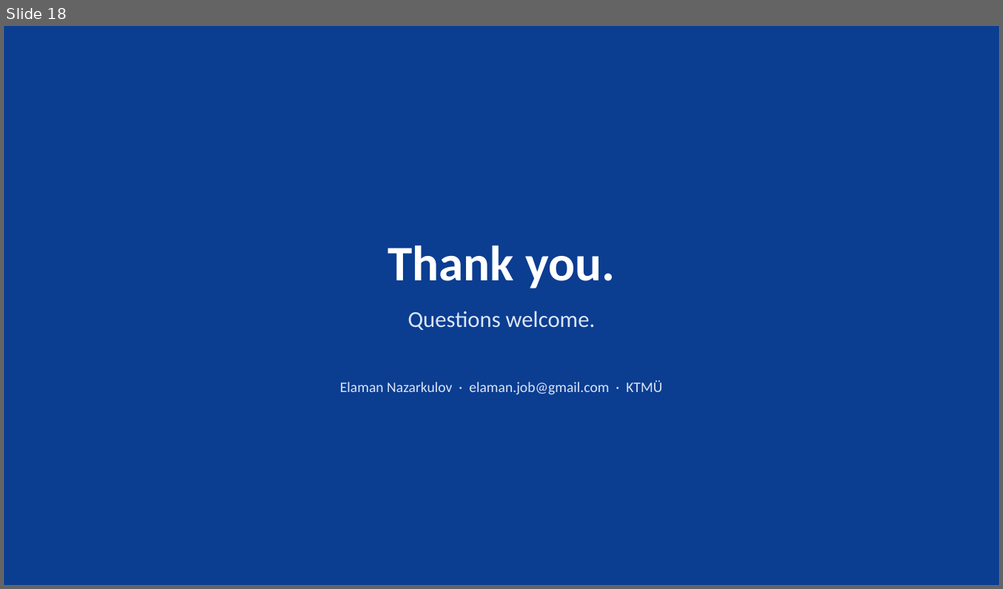
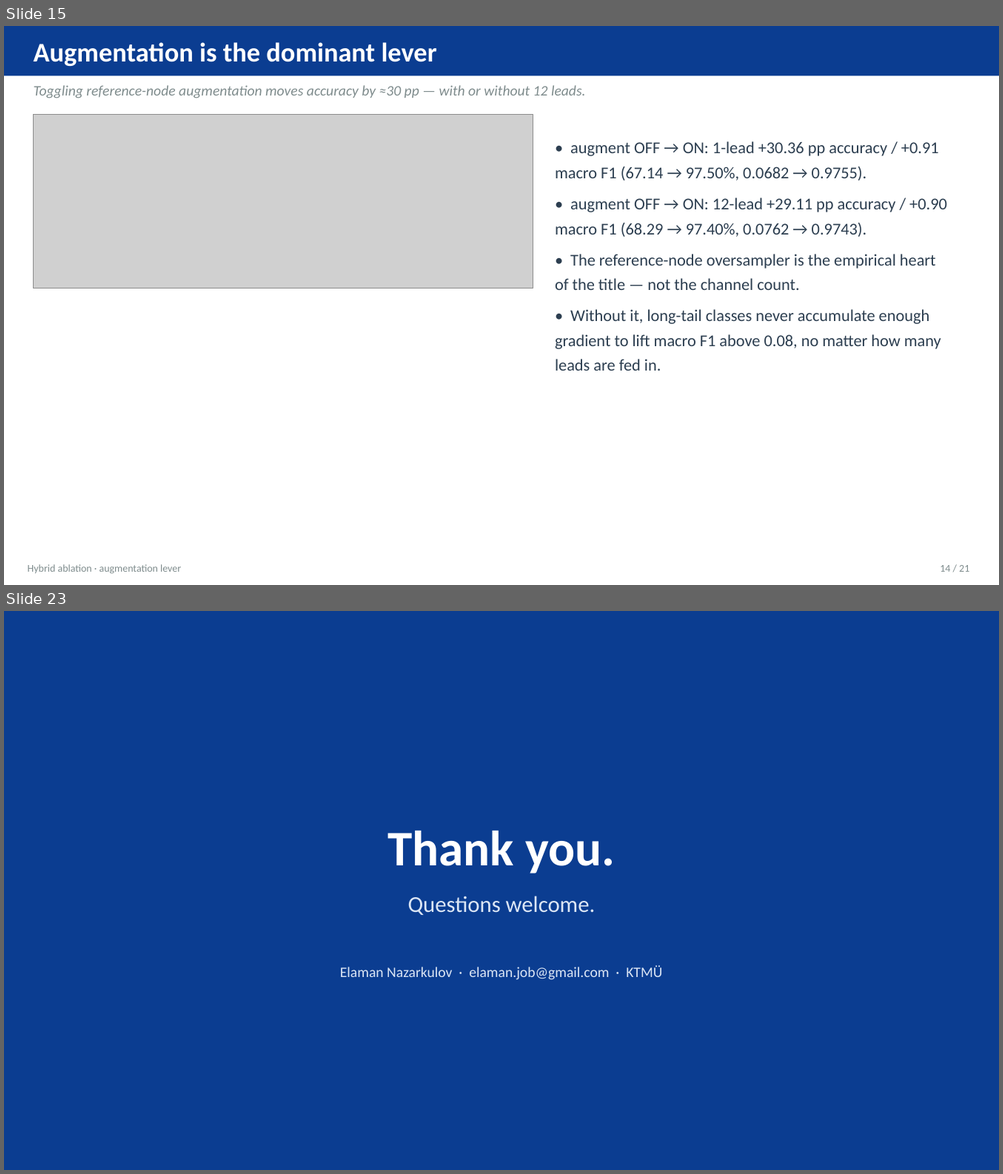
Before and after one commit to physcom/ecg-paper, a slide deck: EKG_Conference_Presentation.pptx. Shown one above the other, each under a label of ours: slide 18 before the commit, slides 15 and 23 after it; the slides between them are not shown. The pictures are 1003x589 and 1003x1174 pixels, drawn with LibreOffice and Linux fonts; fonts in the diff are those of the drawing; grey boxes stand for pictures. Boxes give left, top, right and bottom in pixels: in the first picture for what was removed or moved away, otherwise in the second. Text is boxed around its words. In the diff, an @@ line names an element or a change of style, - is before the commit and + after.

```diff
--- a/EKG_Conference_Presentation.pptx
+++ b/EKG_Conference_Presentation.pptx
@@ slide 15 added at (4,26,999,585), background #FFFFFF @@
@@ rectangle added at (4,26,999,76), fill #0B3D91 @@
@@ text added at (34,42,437,66), 26 pt, text #FFFFFF, bold @@
+Augmentation is the dominant lever
@@ text added at (34,85,586,99), 14 pt, text #7F8C8D, italic @@
+Toggling reference-node augmentation moves accuracy by ≈30 pp — with or without 12 leads.
@@ picture added at (33,114,532,289) @@
@@ text added at (555,141,947,371), 16 pt, text #2C3E50 @@
+• augment OFF → ON: 1-lead +30.36 pp accuracy / +0.91 macro F1 (67.14 → 97.50%, 0.0682 → 0.9755).
+• augment OFF → ON: 12-lead +29.11 pp accuracy / +0.90 macro F1 (68.29 → 97.40%, 0.0762 → 0.9743).
+• The reference-node oversampler is the empirical heart of the title — not the channel count.
+• Without it, long-tail classes never accumulate enough gradient to lift macro F1 above 0.08, no matter how many leads are fed in.
@@ text added at (28,565,181,574), 10 pt, text #7F8C8D @@
+Hybrid ablation · augmentation lever
@@ text added at (939,565,969,572), 10 pt, text #7F8C8D @@
+14 / 21
@@ what was slide 18 is now slide 23 @@
```
Also in this commit, not shown: 16 slides changed, 4 other slides added, 24 other files.
